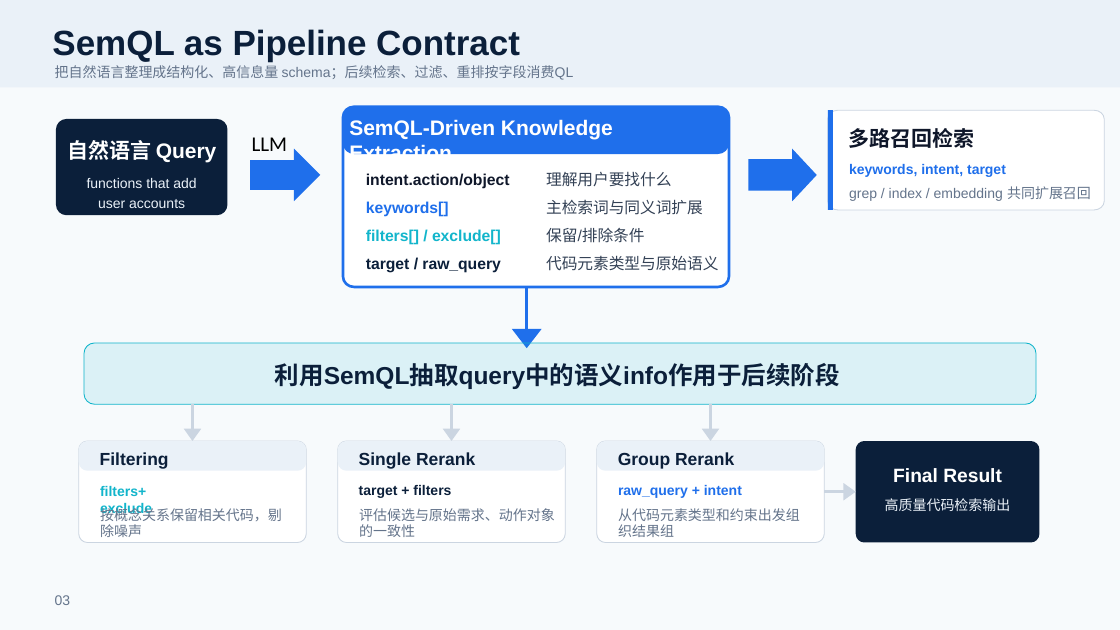
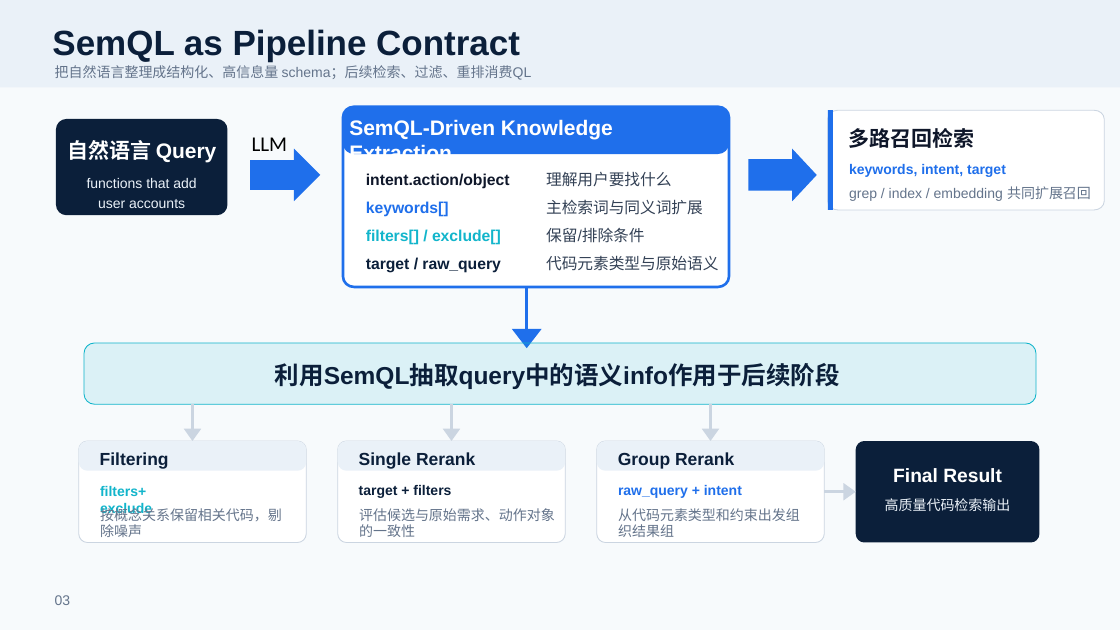
Before and after one commit to FDSE-IntelliDev/CodeSense, a slide deck: slide 3 of code_search例会报告_509.pptx. Drawn at 1120x630 pixels with LibreOffice and Linux fonts; fonts in the diff are those of the drawing. Boxes give left, top, right and bottom in pixels: in the first picture for what was removed or moved away, otherwise in the second. Text is boxed around its words. In the diff, an @@ line names an element or a change of style, - is before the commit and + after.

```diff
--- a/code_search例会报告_509.pptx
+++ b/code_search例会报告_509.pptx
@@ text at bbox=[55, 65, 532, 80]: text changed @@
-把自然语言整理成结构化、高信息量 schema；后续检索、过滤、重排按字段消费QL
+把自然语言整理成结构化、高信息量 schema；后续检索、过滤、重排消费QL
```
Also in this commit, not shown: 5 other files.
